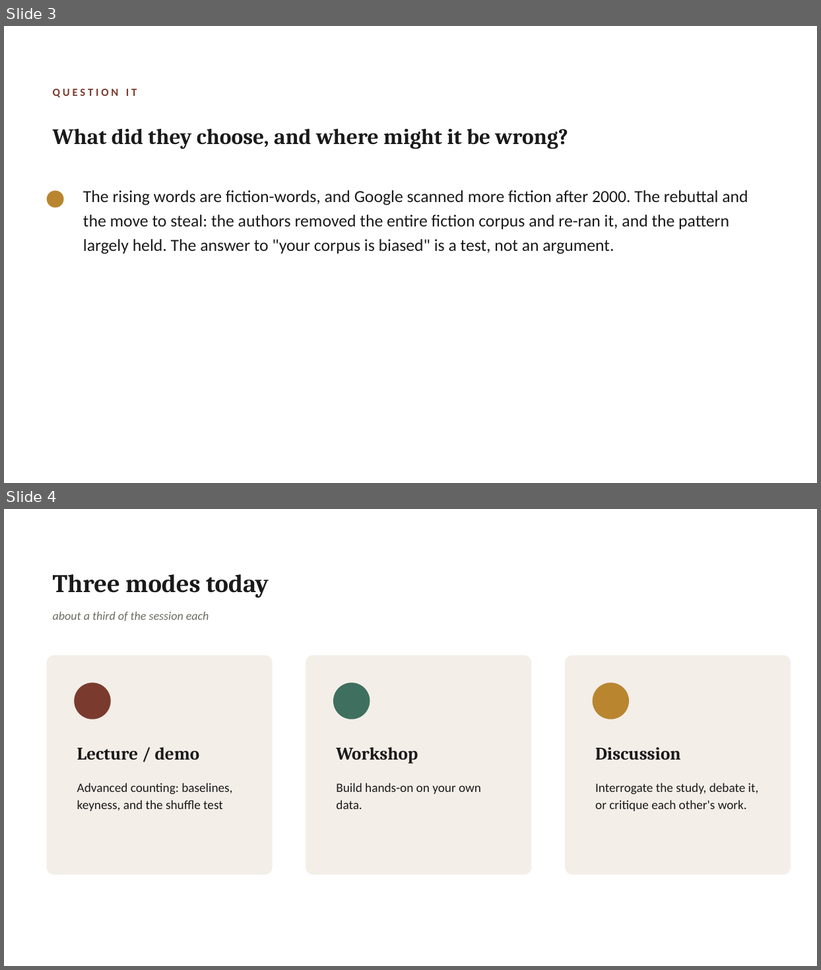
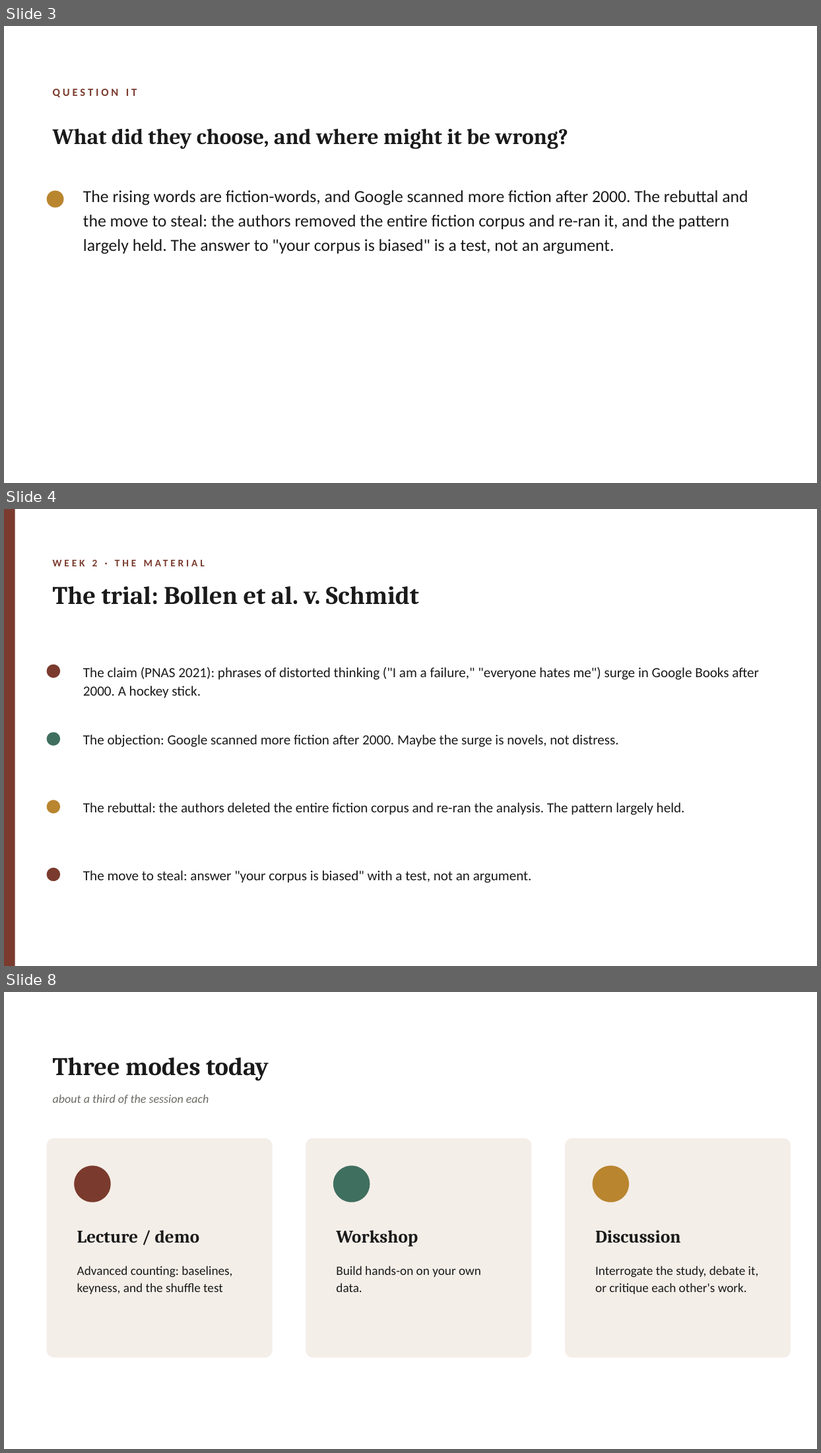
Before and after one commit to lucianli123/culture-as-data-2026, a slide deck: slides/pptx/week-02.pptx. Shown one above the other, each under a label of ours: slides 3 and 4 before the commit, slides 3, 4 and 8 after it; the slides between them are not shown. The pictures are 821x970 and 821x1453 pixels, drawn with LibreOffice and Linux fonts; fonts in the diff are those of the drawing. Boxes give left, top, right and bottom in pixels: in the first picture for what was removed or moved away, otherwise in the second. Text is boxed around its words. In the diff, an @@ line names an element or a change of style, - is before the commit and + after.

```diff
--- a/slides/pptx/week-02.pptx
+++ b/slides/pptx/week-02.pptx
@@ slide 4 added at (4, 509, 817, 966), background #FFFFFF @@
@@ rectangle added at (4, 509, 15, 966), fill #7A3B2E @@
@@ text added at (53, 560, 98, 605), 12 pt, text #7A3B2E, bold @@
+WEEK 2 · THE MATERIAL
@@ text added at (102, 586, 419, 605), 30 pt, text #1A1A1A, bold @@
+The trial: Bollen et al. v. Schmidt
@@ ellipse added at (47, 665, 60, 678), fill #7A3B2E @@
@@ text added at (83, 667, 759, 698), 16.5 pt, text #1A1A1A @@
+The claim (PNAS 2021): phrases of distorted thinking ("I am a failure," "everyone hates me") surge in Google Books after 2000. A hockey stick.
@@ ellipse added at (47, 732, 60, 746), fill #3F6F5F @@
@@ text added at (83, 735, 618, 747), 16.5 pt, text #1A1A1A @@
+The objection: Google scanned more fiction after 2000. Maybe the surge is novels, not distress.
@@ ellipse added at (47, 801, 60, 814), fill #B9852F @@
@@ text added at (83, 803, 685, 815), 16.5 pt, text #1A1A1A @@
+The rebuttal: the authors deleted the entire fiction corpus and re-ran the analysis. The pattern largely held.
@@ ellipse added at (47, 868, 60, 882), fill #7A3B2E @@
@@ text added at (83, 871, 532, 883), 16.5 pt, text #1A1A1A @@
+The move to steal: answer "your corpus is biased" with a test, not an argument.
@@ what was slide 4 is now slide 8 @@
```
Also in this commit, not shown: 3 other slides added, 39 other files.
